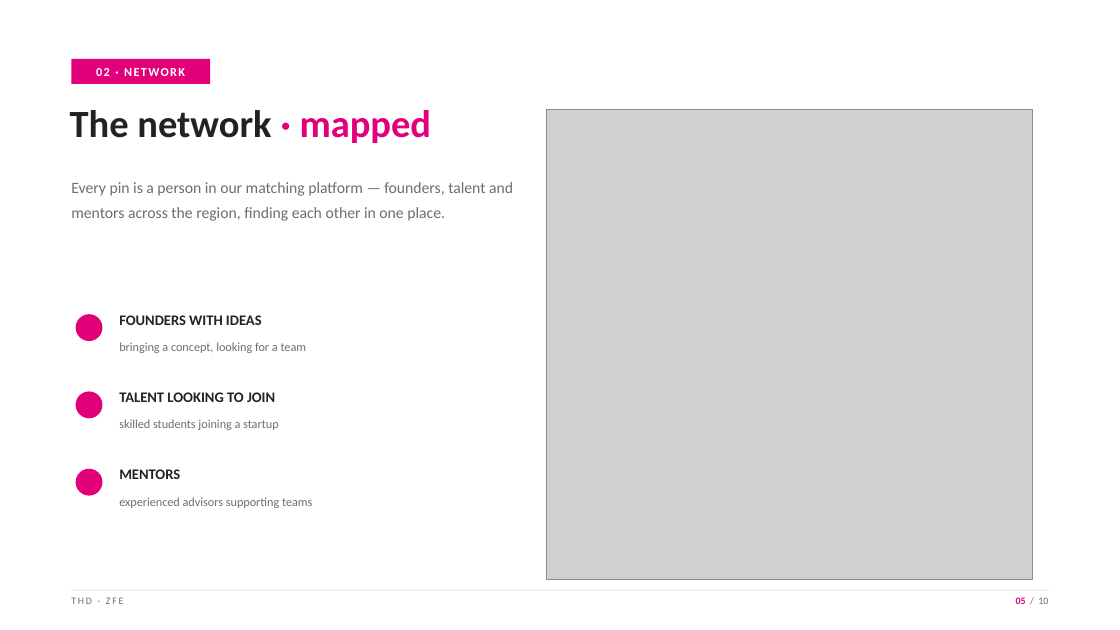
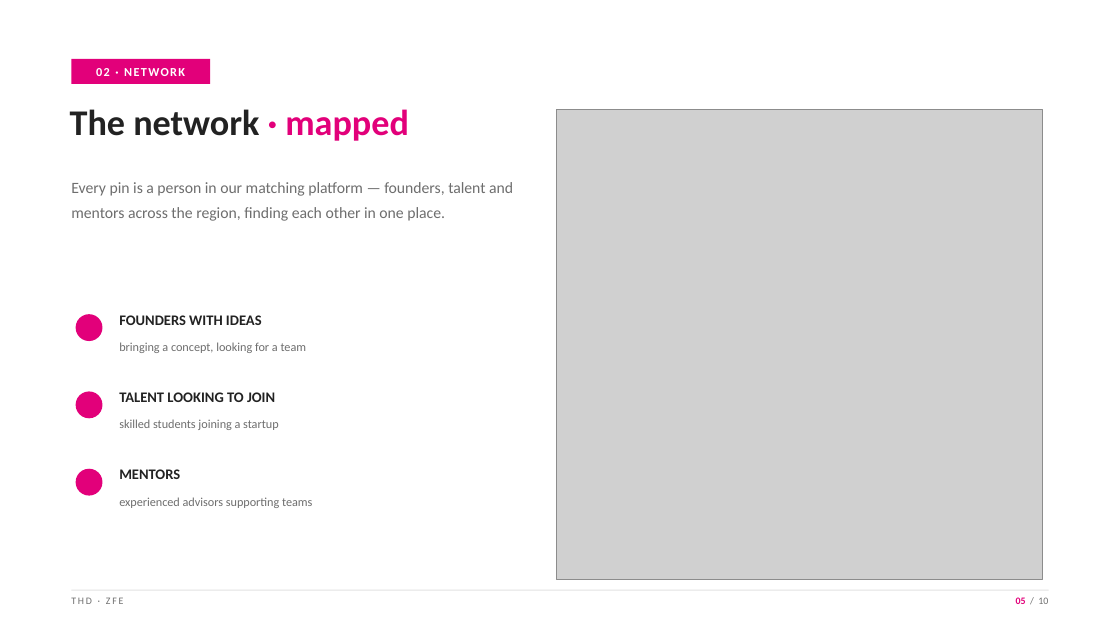
Before and after one commit to MohdAbuRezeq/angrybirds, a slide deck: slide 5 of presentation/ECRI_Faculty_Board_Briefing_ZfE.pptx. Drawn at 1120x630 pixels with LibreOffice and Linux fonts; fonts in the diff are those of the drawing; grey boxes stand for pictures. Boxes give left, top, right and bottom in pixels: in the first picture for what was removed or moved away, otherwise in the second. Text is boxed around its words. In the diff, an @@ line names an element or a change of style, - is before the commit and + after.

```diff
--- a/presentation/ECRI_Faculty_Board_Briefing_ZfE.pptx
+++ b/presentation/ECRI_Faculty_Board_Briefing_ZfE.pptx
@@ text "The network · mapped" at bbox=[70, 109, 409, 141]: size 33 to 31 pt @@
@@ picture: place and size @@
-picture at bbox=[546, 109, 1033, 580]
+picture at bbox=[556, 109, 1043, 580]
```
Also in this commit, not shown: 1 other file.
